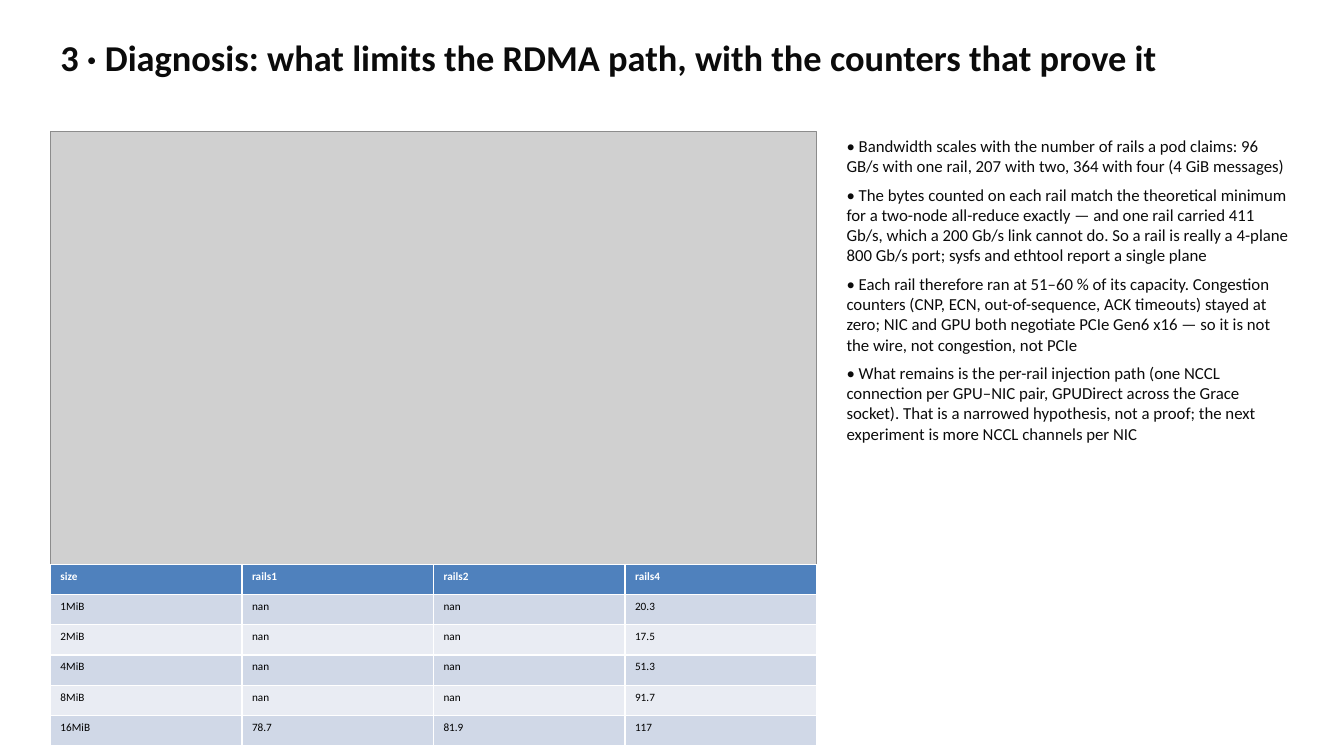
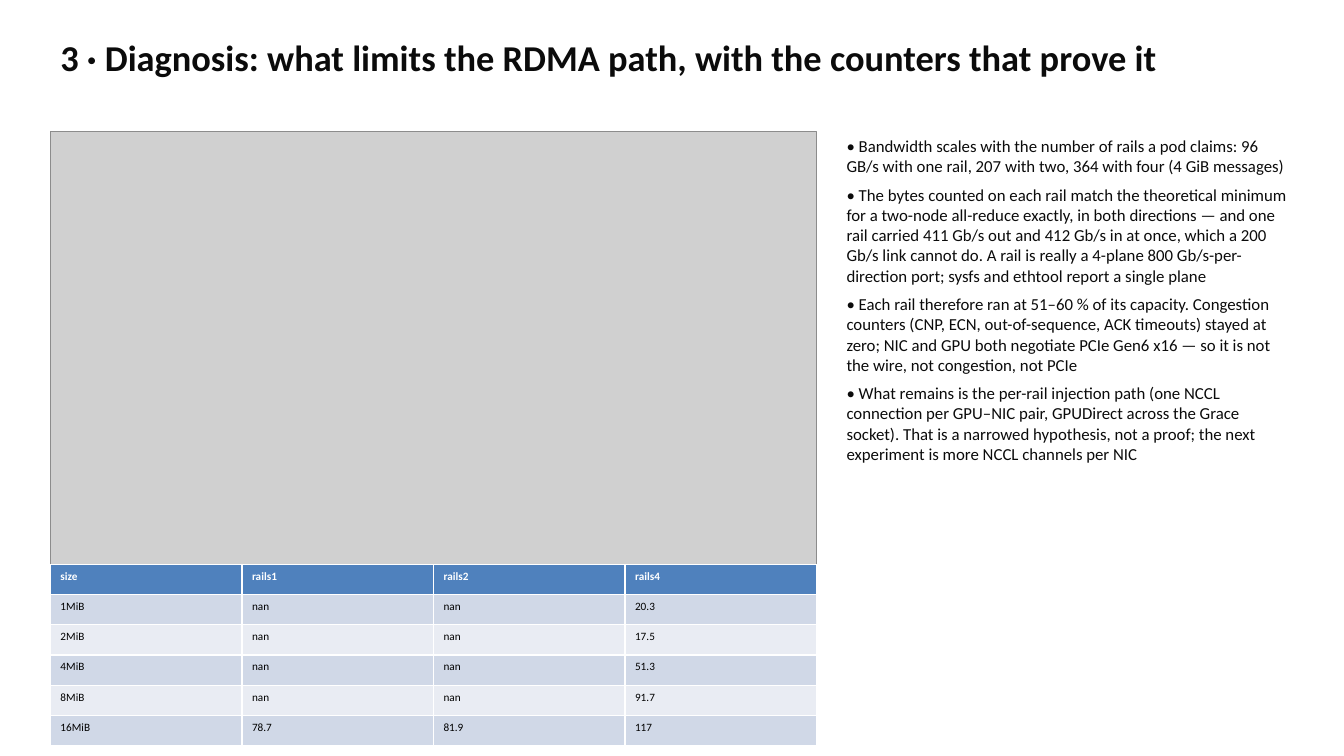
Before and after one commit to drkennetz/nccl_to_training_walkthrough, a slide deck: slide 8 of slides/compass.pptx. Drawn at 1344x756 pixels with LibreOffice and Linux fonts; fonts in the diff are those of the drawing; grey boxes stand for pictures. Boxes give left, top, right and bottom in pixels: in the first picture for what was removed or moved away, otherwise in the second. Text is boxed around its words. In the diff, an @@ line names an element or a change of style, - is before the commit and + after.

```diff
--- a/slides/compass.pptx
+++ b/slides/compass.pptx
@@ text at (x1=847, y1=189, x2=1287, y2=285): text changed @@
-• The bytes counted on each rail match the theoretical minimum for a two-node all-reduce exactly — and one rail carried 411 Gb/s, which a 200 Gb/s link cannot do. So a rail is really a 4-plane 800 Gb/s port; sysfs and ethtool report a single plane
+• The bytes counted on each rail match the theoretical minimum for a two-node all-reduce exactly, in both directions — and one rail carried 411 Gb/s out and 412 Gb/s in at once, which a 200 Gb/s link cannot do. A rail is really a 4-plane 800 Gb/s-per-direction port; sysfs and ethtool report a single plane
```
Also in this commit, not shown: 3 other files.
